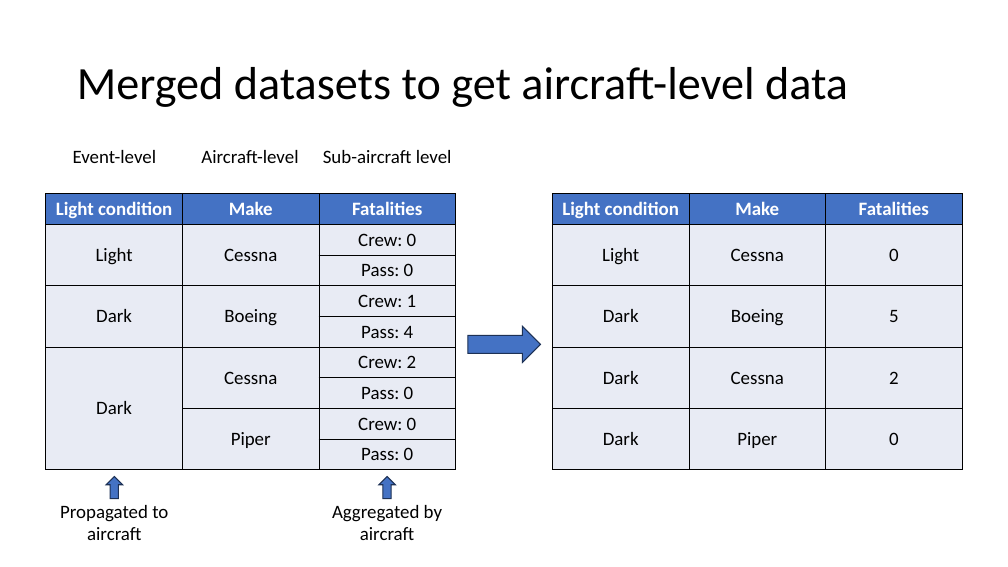
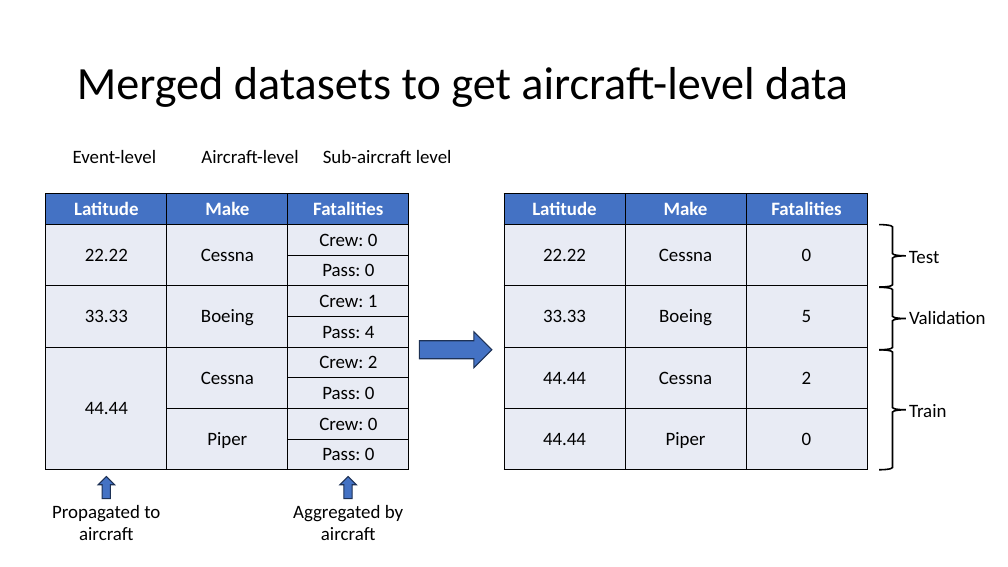
Before and after one commit to TheErdosInstitute-Summer2025-Project/aviation-project, a slide deck: slide 6 of checkpoints/presentation.pptx. Drawn at 1008x567 pixels with LibreOffice and Linux fonts; fonts in the diff are those of the drawing. Boxes give left, top, right and bottom in pixels: in the first picture for what was removed or moved away, otherwise in the second. Text is boxed around its words. In the diff, an @@ line names an element or a change of style, - is before the commit and + after.

Commit message:
updated slide 6

```diff
--- a/checkpoints/presentation.pptx
+++ b/checkpoints/presentation.pptx
@@ table at (46,194,409,470) @@
-row 1, column 1: Light condition
+row 1, column 1: Latitude
-row 2, column 1: Light
+row 2, column 1: 22.22
-row 4, column 1: Dark
+row 4, column 1: 33.33
-row 6, column 1: Dark
+row 6, column 1: 44.44
@@ table: place and size @@
-table at (46,194,457,470)
+table at (46,194,409,470)
@@ table at (504,194,867,470) @@
-row 1, column 1: Light condition
+row 1, column 1: Latitude
-row 2, column 1: Light
+row 2, column 1: 22.22
-row 3, column 1: Dark
+row 3, column 1: 33.33
-row 4, column 1: Dark
+row 4, column 1: 44.44
-row 5, column 1: Dark
+row 5, column 1: 44.44
@@ table: place and size @@
-table at (553,194,963,470)
+table at (504,194,867,470)
@@ right brace added at (879,225,906,287), outline #000000 1.5 pt @@
@@ text added at (909,251,939,263), 18 pt, text #000000 @@
+Test
@@ right brace added at (879,287,906,350), outline #000000 1.5 pt @@
@@ text added at (909,311,986,324), 18 pt, text #000000 @@
+Validation
@@ right arrow: place and size @@
-right arrow at (468,327,541,363)
+right arrow at (420,332,492,368)
@@ right brace added at (879,350,906,470), outline #000000 1.5 pt @@
@@ text added at (909,404,947,417), 18 pt, text #000000 @@
+Train
@@ up arrow: place and size @@
-up arrow at (106,476,123,498)
+up arrow at (98,476,115,498)
@@ up arrow: place and size @@
-up arrow at (379,476,395,498)
+up arrow at (340,476,357,498)
@@ text "Propagated to aircraft": place and size @@
-text "Propagated to aircraft" at (60,505,168,540)
+text "Propagated to aircraft" at (52,505,160,540)
@@ text "Aggregated by aircraft": place and size @@
-text "Aggregated by aircraft" at (332,505,442,540)
+text "Aggregated by aircraft" at (293,505,403,540)
```
